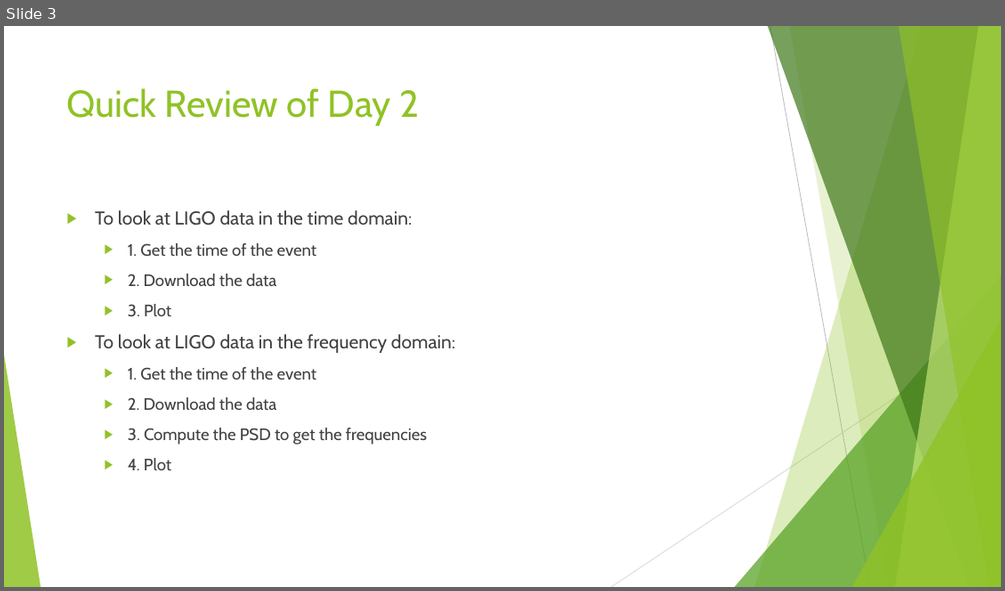
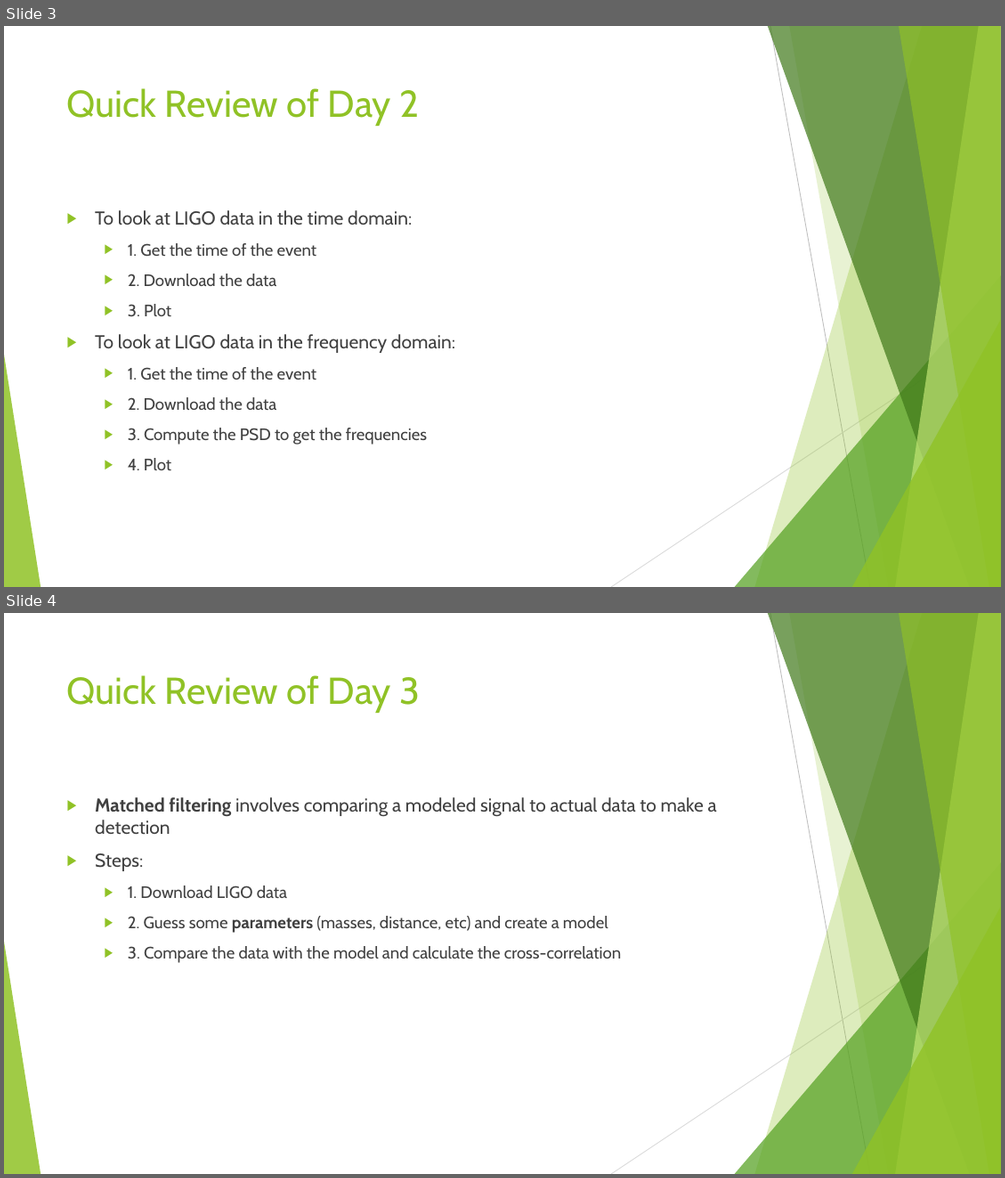
Before and after one commit to laurelvwhite/WSP, a slide deck: Review.pptx. Shown one above the other, each under a label of ours: slide 3 before the commit, slides 3 and 4 after it. The pictures are 1005x591 and 1005x1178 pixels, drawn with LibreOffice and Linux fonts; fonts in the diff are those of the drawing. Boxes give left, top, right and bottom in pixels: in the first picture for what was removed or moved away, otherwise in the second. Text is boxed around its words. In the diff, an @@ line names an element or a change of style, - is before the commit and + after.

Commit message:
Updating review slides

```diff
--- a/Review.pptx
+++ b/Review.pptx
@@ slide 4 added at bbox=[4, 613, 1001, 1174], background #FFFFFF; not listed: 10 template elements that a slide beside it also shows @@
@@ title added at bbox=[67, 675, 420, 713], 36 pt, text #90C226 @@
+Quick Review of Day 3
@@ text added at bbox=[95, 797, 717, 963], 16 pt, text #404040 @@
+▶ Matched filtering involves comparing a modeled signal to actual data to make a detection
+▶ Steps:
+  ▶ 1. Download LIGO data
+  ▶ 2. Guess some parameters (masses, distance, etc) and create a model
+  ▶ 3. Compare the data with the model and calculate the cross-correlation
```
